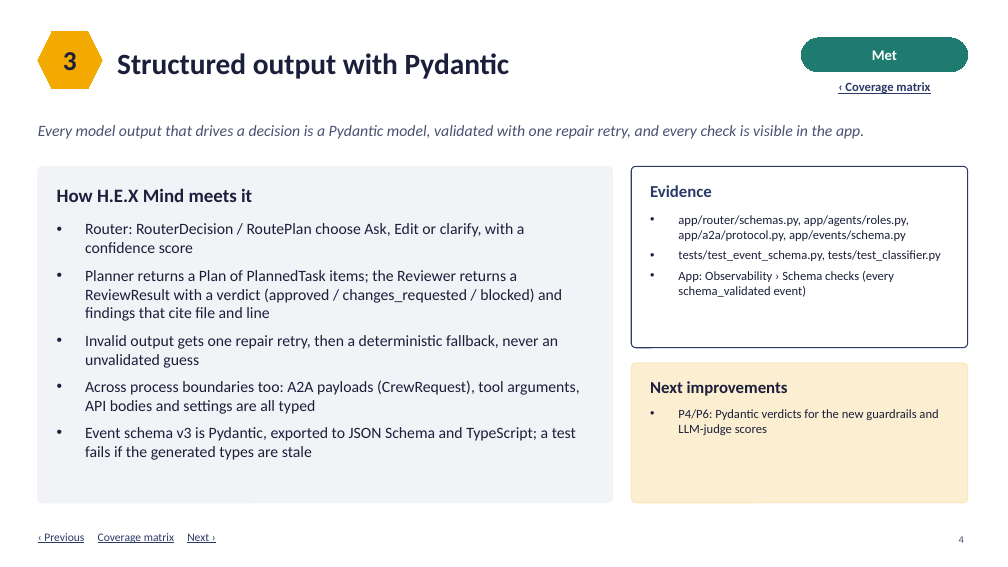
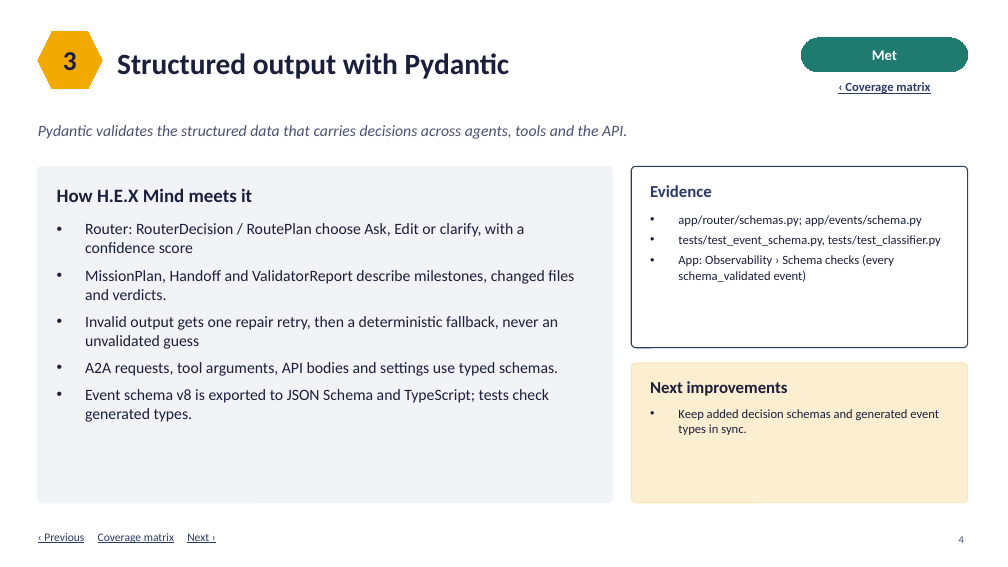
Before and after one commit to Cykikz/HEX, a slide deck: slide 4 of HEX_Mind_Requirements_Coverage_v2.pptx. Drawn at 1008x567 pixels with LibreOffice and Linux fonts; fonts in the diff are those of the drawing. Boxes give left, top, right and bottom in pixels: in the first picture for what was removed or moved away, otherwise in the second. Text is boxed around its words. In the diff, an @@ line names an element or a change of style, - is before the commit and + after.

```diff
--- a/HEX_Mind_Requirements_Coverage_v2.pptx
+++ b/HEX_Mind_Requirements_Coverage_v2.pptx
@@ text at box(38, 125, 627, 139): text changed @@
-Every model output that drives a decision is a Pydantic model, validated with one repair retry, and every check is visible in the app.
+Pydantic validates the structured data that carries decisions across agents, tools and the API.
@@ text at box(678, 215, 922, 226): text changed @@
-• app/router/schemas.py, app/agents/roles.py, app/a2a/protocol.py, app/events/schema.py
+• app/router/schemas.py; app/events/schema.py
@@ text at box(85, 270, 574, 300): text changed @@
-• Planner returns a Plan of PlannedTask items; the Reviewer returns a ReviewResult with a verdict (approved / changes_requested / blocked) and findings that cite file and line
+• MissionPlan, Handoff and ValidatorReport describe milestones, changed files and verdicts.
@@ text at box(85, 362, 558, 422): text changed @@
-• Across process boundaries too: A2A payloads (CrewRequest), tool arguments, API bodies and settings are all typed
-• Event schema v3 is Pydantic, exported to JSON Schema and TypeScript; a test fails if the generated types are stale
+• A2A requests, tool arguments, API bodies and settings use typed schemas.
+• Event schema v8 is exported to JSON Schema and TypeScript; tests check generated types.
@@ text at box(678, 409, 939, 435): text changed @@
-• P4/P6: Pydantic verdicts for the new guardrails and LLM-judge scores
+• Keep added decision schemas and generated event types in sync.
```
Also in this commit, not shown: 12 other slides changed, 1 other file.
